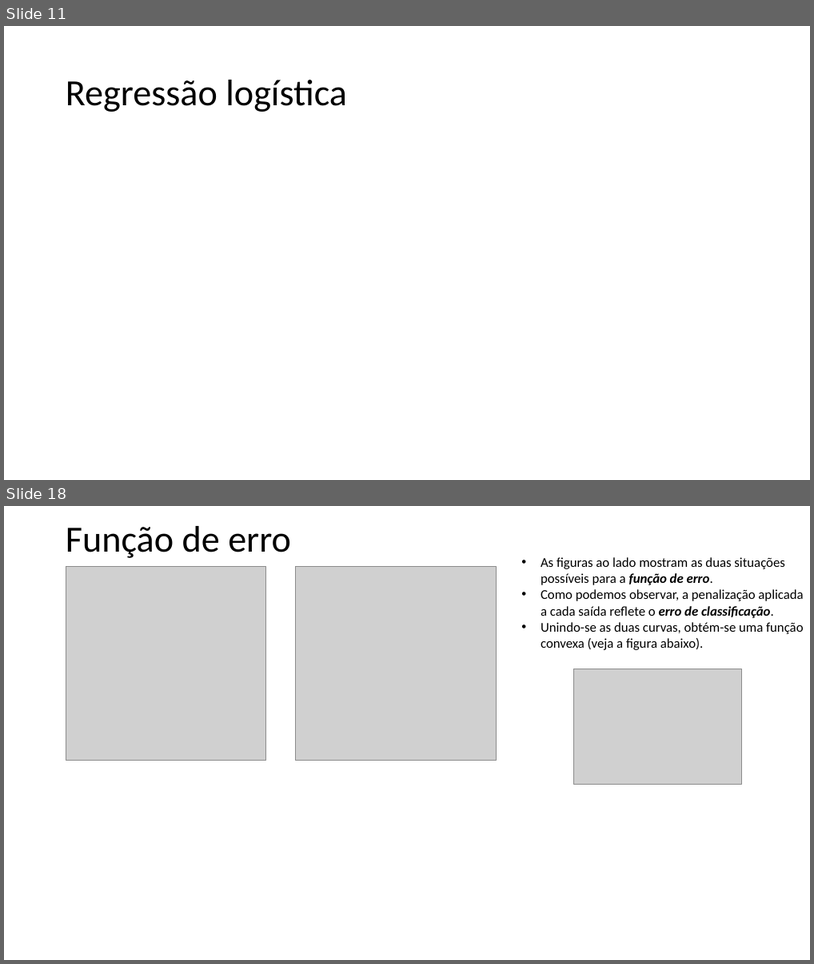
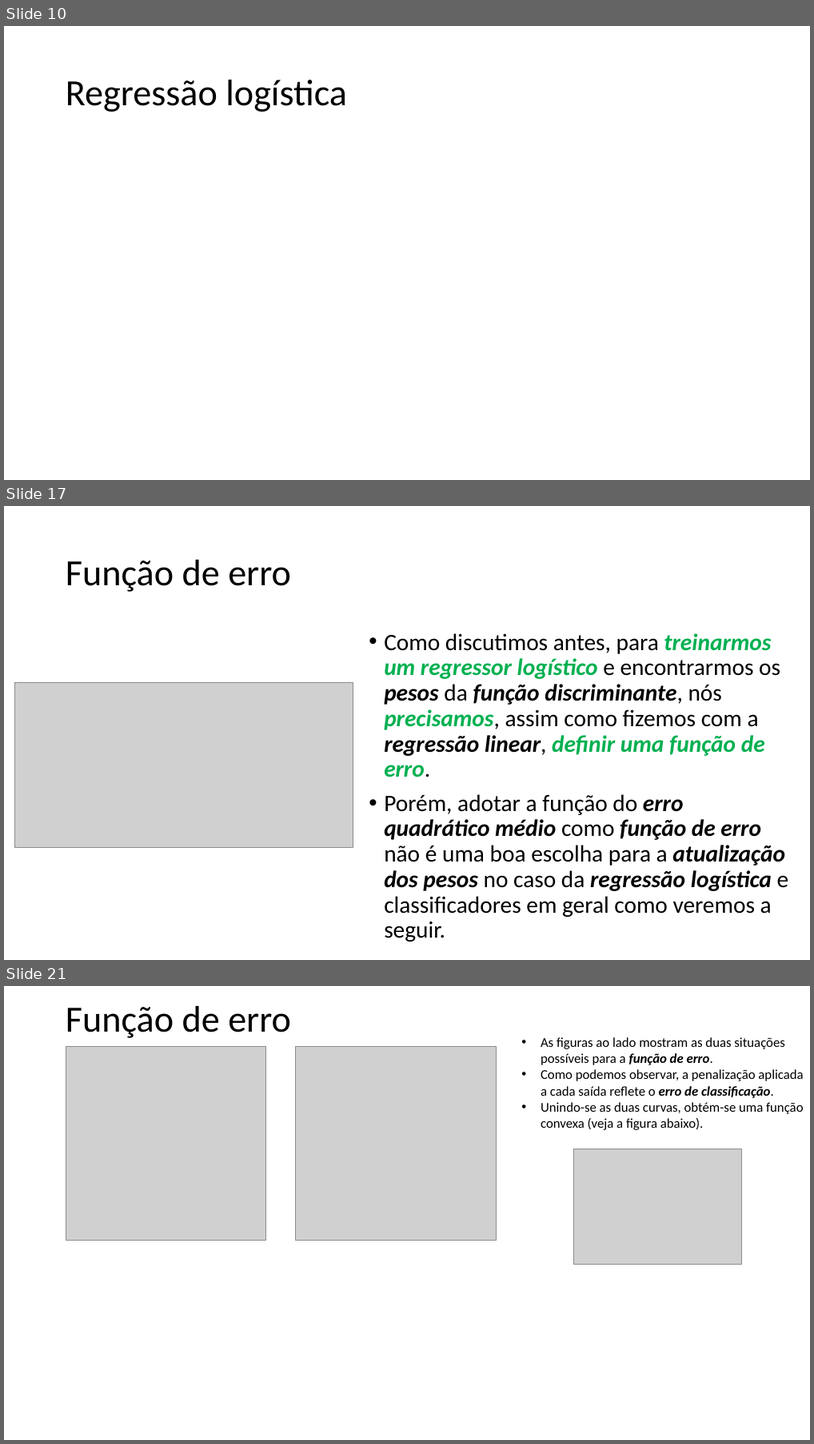
Before and after one commit to zz4fap/t320_aprendizado_de_maquina, a slide deck: slides/T320_Classificação (Parte III).pptx. Shown one above the other, each under a label of ours: slides 11 and 18 before the commit, slides 10, 17 and 21 after it; the slides between them are not shown. The pictures are 814x964 and 814x1444 pixels, drawn with LibreOffice and Linux fonts; fonts in the diff are those of the drawing; grey boxes stand for pictures. Boxes give left, top, right and bottom in pixels: in the first picture for what was removed or moved away, otherwise in the second. Text is boxed around its words. In the diff, an @@ line names an element or a change of style, - is before the commit and + after.

```diff
--- a/slides/T320_Classificação (Parte III).pptx
+++ b/slides/T320_Classificação (Parte III).pptx
@@ slide 17 added at (4, 506, 810, 960), background #FFFFFF @@
@@ title added at (66, 560, 291, 592), 44 pt, text #000000 @@
+Função de erro
@@ text added at (384, 633, 790, 941), 28 pt, text #000000, bold, italic @@
+• Como discutimos antes, para treinarmos um regressor logístico e encontrarmos os pesos da função discriminante, nós precisamos, assim como fizemos com a regressão linear, definir uma função de erro.
+• Porém, adotar a função do erro quadrático médio como função de erro não é uma boa escolha para a atualização dos pesos no caso da regressão logística e classificadores em geral como veremos a seguir.
@@ picture added at (15, 683, 353, 848) @@
@@ what was slide 11 is now slide 10 @@
@@ what was slide 18 is now slide 21 @@
```
Also in this commit, not shown: 6 slides changed, 5 other slides added, 1 slide removed, 5 other files.
